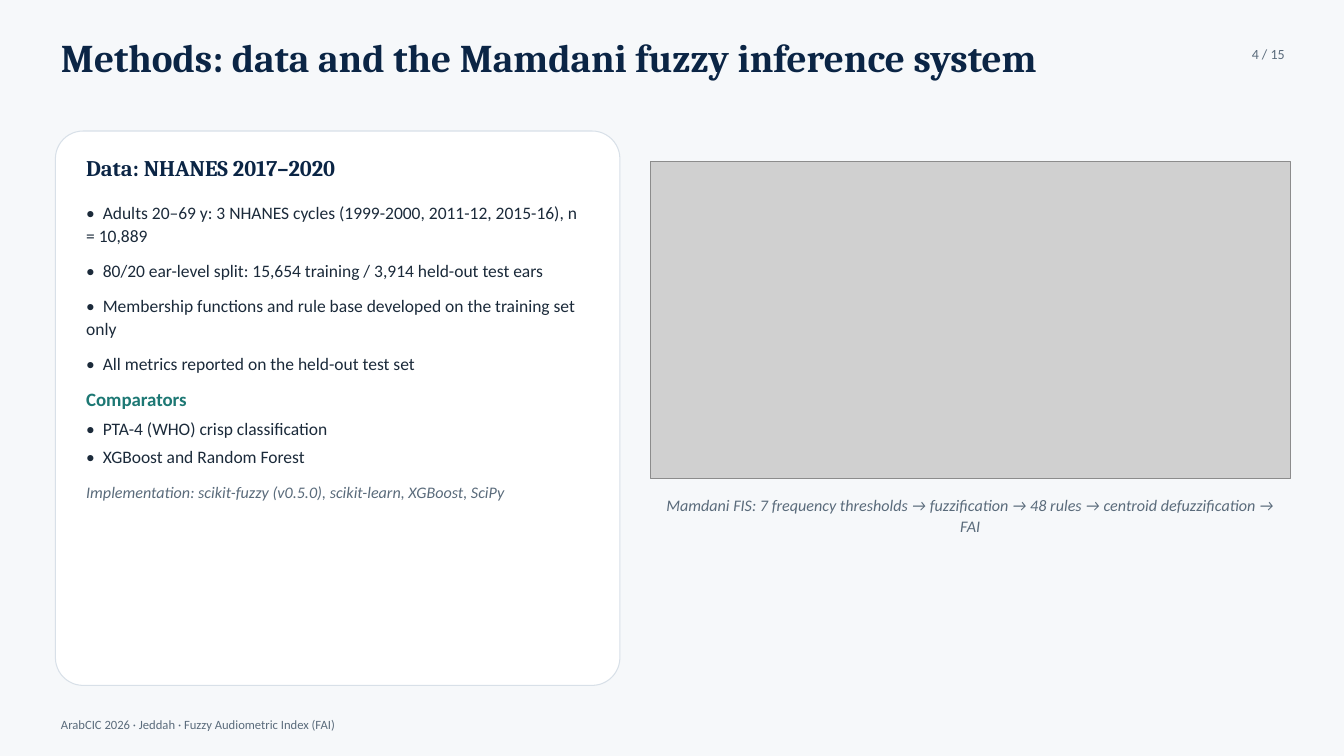
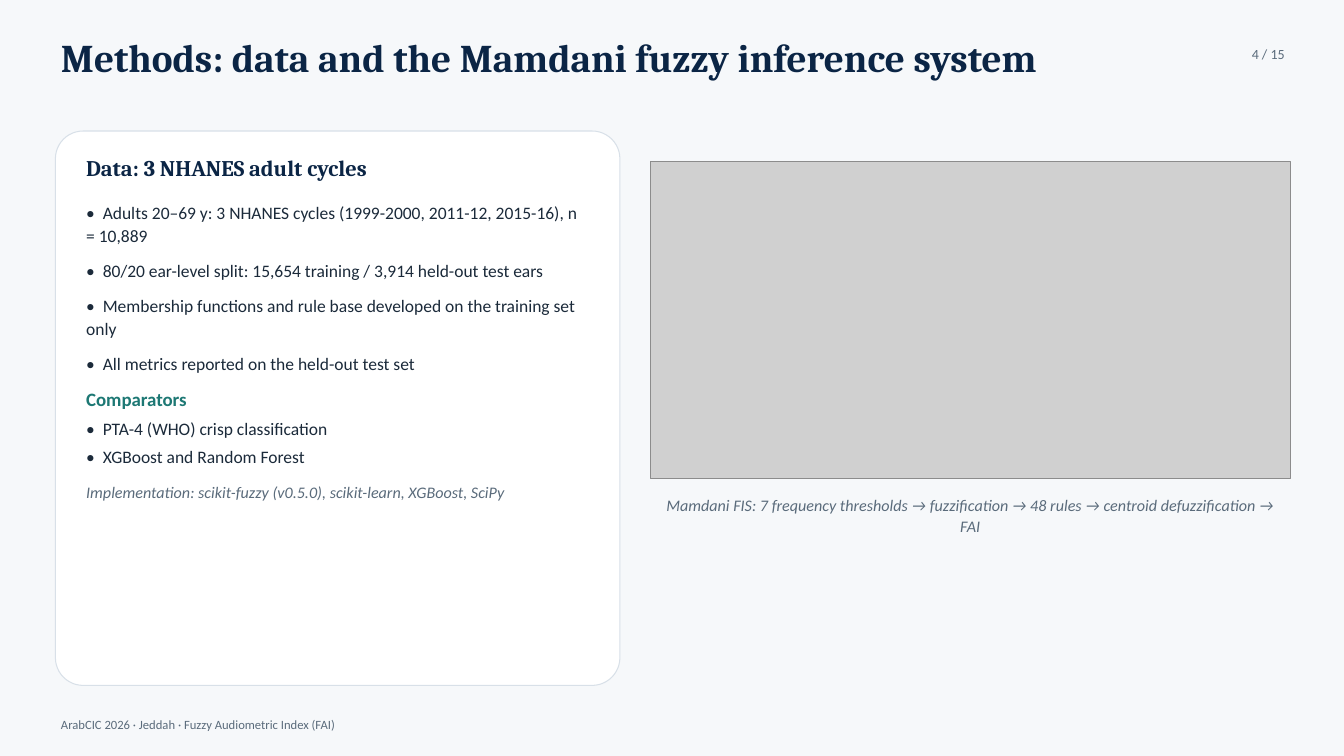
Before and after one commit to ameye/fuzzy-audiogram, a slide deck: slide 4 of arabcic2026/arabcic2026_fuzzy_audiogram.pptx. Drawn at 1344x756 pixels with LibreOffice and Linux fonts; fonts in the diff are those of the drawing; grey boxes stand for pictures. Boxes give left, top, right and bottom in pixels: in the first picture for what was removed or moved away, otherwise in the second. Text is boxed around its words. In the diff, an @@ line names an element or a change of style, - is before the commit and + after.

```diff
--- a/arabcic2026/arabcic2026_fuzzy_audiogram.pptx
+++ b/arabcic2026/arabcic2026_fuzzy_audiogram.pptx
@@ text at [86,160,366,181]: text changed @@
-Data: NHANES 2017–2020
+Data: 3 NHANES adult cycles
```
Also in this commit, not shown: 7 other slides changed, 33 other files.
